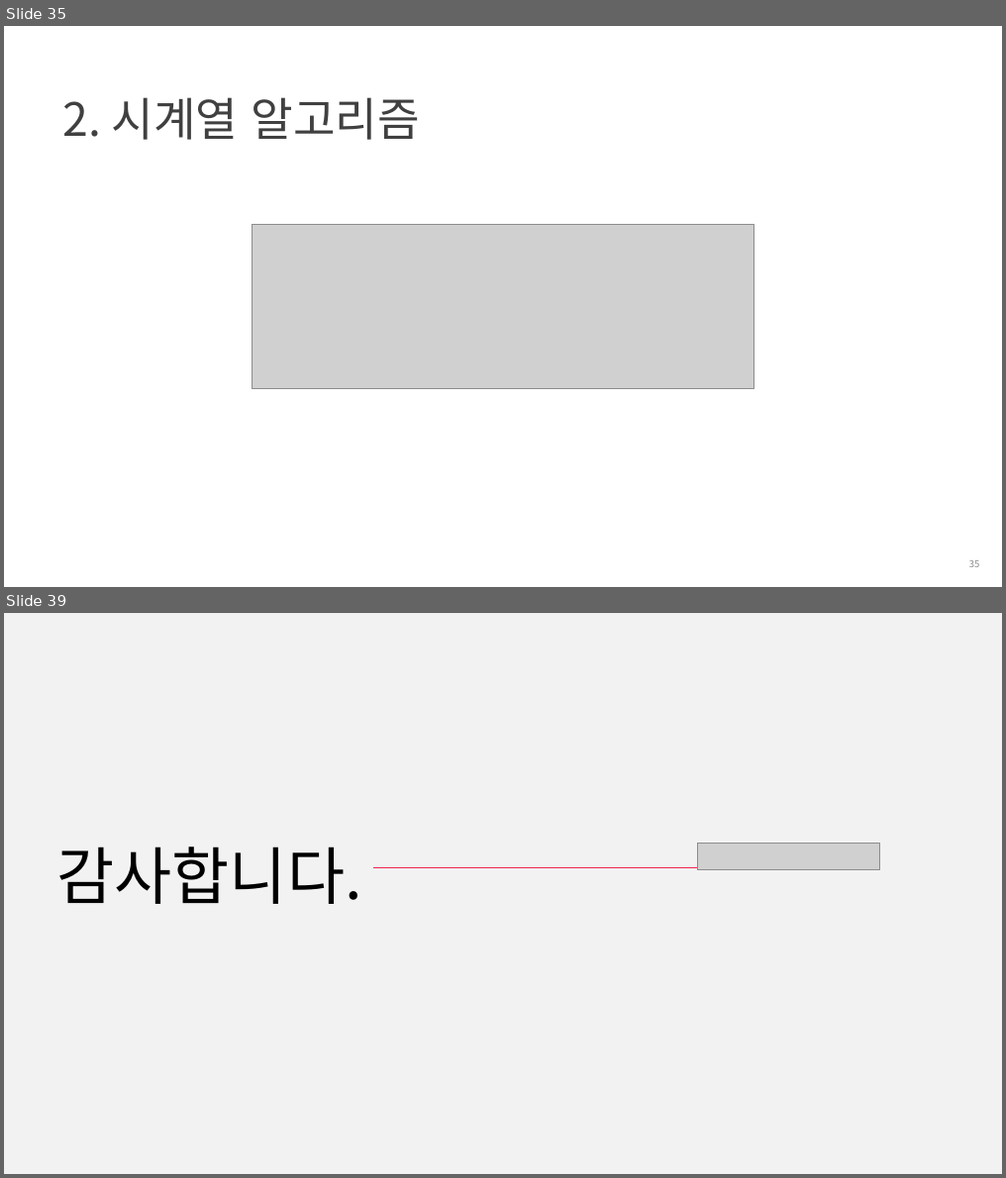
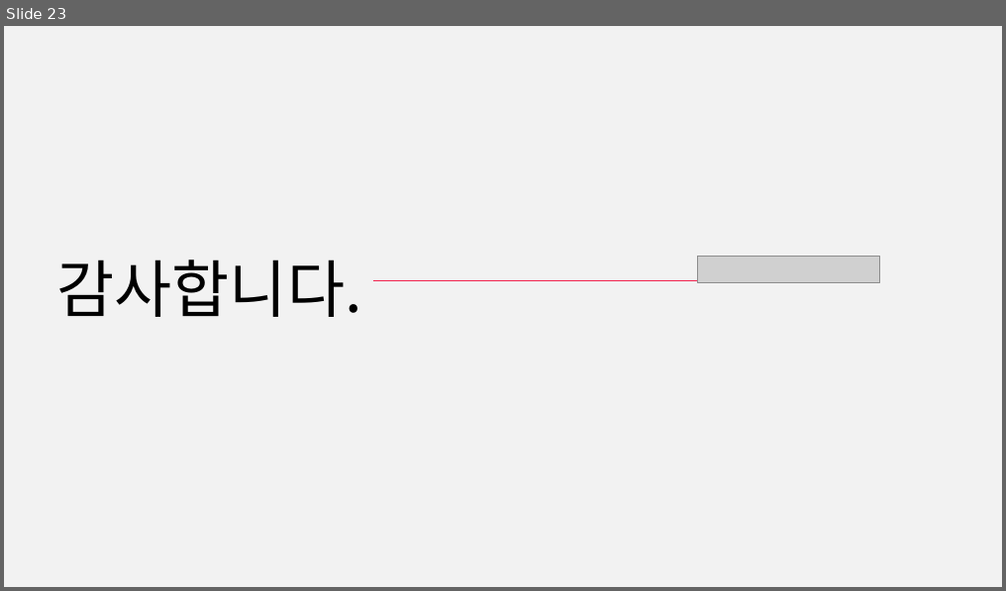
Before and after one commit to cheonbi/TimeSeriesAnalysis, a slide deck: [FastCampus] 7주차_강의자료_김경원박사.pptx. Shown one above the other, each under a label of ours: slides 35 and 39 before the commit, slide 23 after it; the slides between them are not shown. The pictures are 1006x1178 and 1006x591 pixels, drawn with LibreOffice and Linux fonts; fonts in the diff are those of the drawing; grey boxes stand for pictures; background and template pictures are left out. Boxes give left, top, right and bottom in pixels: in the first picture for what was removed or moved away, otherwise in the second. Text is boxed around its words. In the diff, an @@ line names an element or a change of style, - is before the commit and + after.

```diff
--- a/[FastCampus] 7주차_강의자료_김경원박사.pptx
+++ b/[FastCampus] 7주차_강의자료_김경원박사.pptx
@@ slide 35 removed at [4, 26, 1002, 587], background #FFFFFF @@
@@ title removed at [63, 97, 419, 140] @@
-2. 시계열 알고리즘
@@ picture removed at [252, 224, 754, 389] @@
@@ page number removed at [969, 561, 980, 568] @@
-35
@@ what was slide 39 is now slide 23 @@
```
Also in this commit, not shown: 7 slides changed, 1 slide added, 16 other slides removed, 18 other files.
